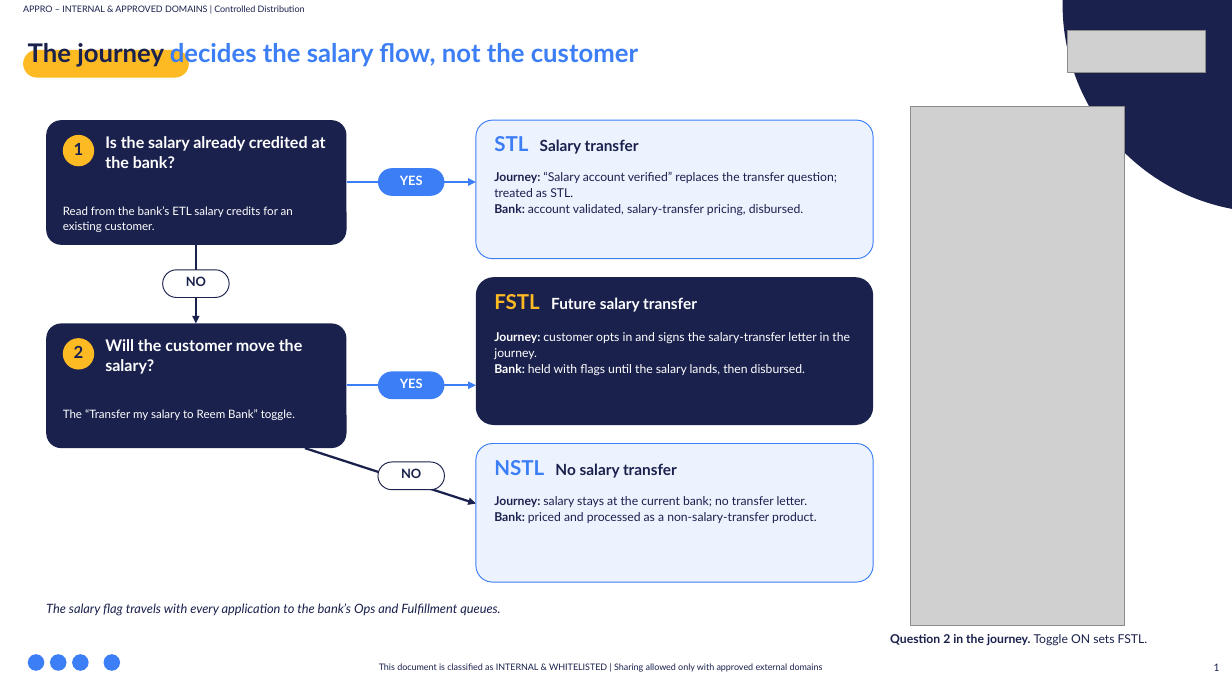
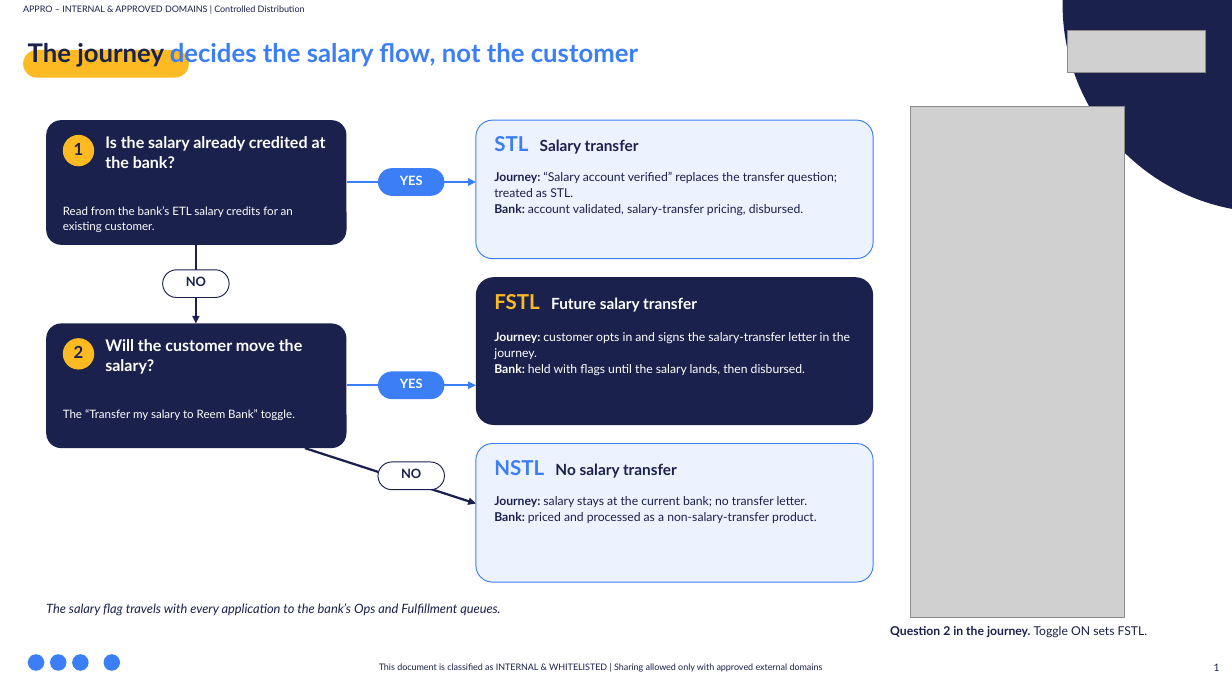
Before and after one commit to Appro-ae/Market-Place, a slide deck: slide 1 of docs/slides/stl_deck/Appro_RF_Salary_Transfer_Deck_V1.0.pptx. Drawn at 1232x693 pixels with LibreOffice and Linux fonts; fonts in the diff are those of the drawing; grey boxes stand for pictures. Boxes give left, top, right and bottom in pixels: in the first picture for what was removed or moved away, otherwise in the second. Text is boxed around its words. In the diff, an @@ line names an element or a change of style, - is before the commit and + after.

```diff
--- a/docs/slides/stl_deck/Appro_RF_Salary_Transfer_Deck_V1.0.pptx
+++ b/docs/slides/stl_deck/Appro_RF_Salary_Transfer_Deck_V1.0.pptx
@@ picture: place and size @@
-picture at (910,106,1125,626)
+picture at (910,106,1125,617)
@@ text "Question 2 in the journey. ...": place and size @@
-text "Question 2 in the journey. ..." at (890,634,1148,646)
+text "Question 2 in the journey. ..." at (890,626,1148,638)
```
Also in this commit, not shown: 1 other slide changed, 3 slides added, 5 other files.
